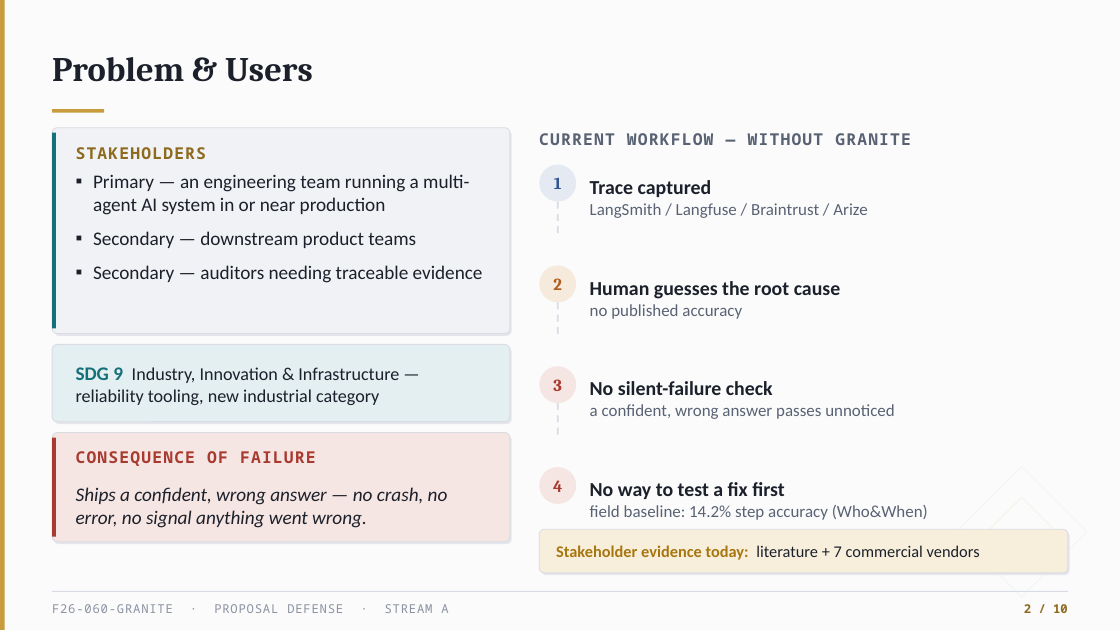
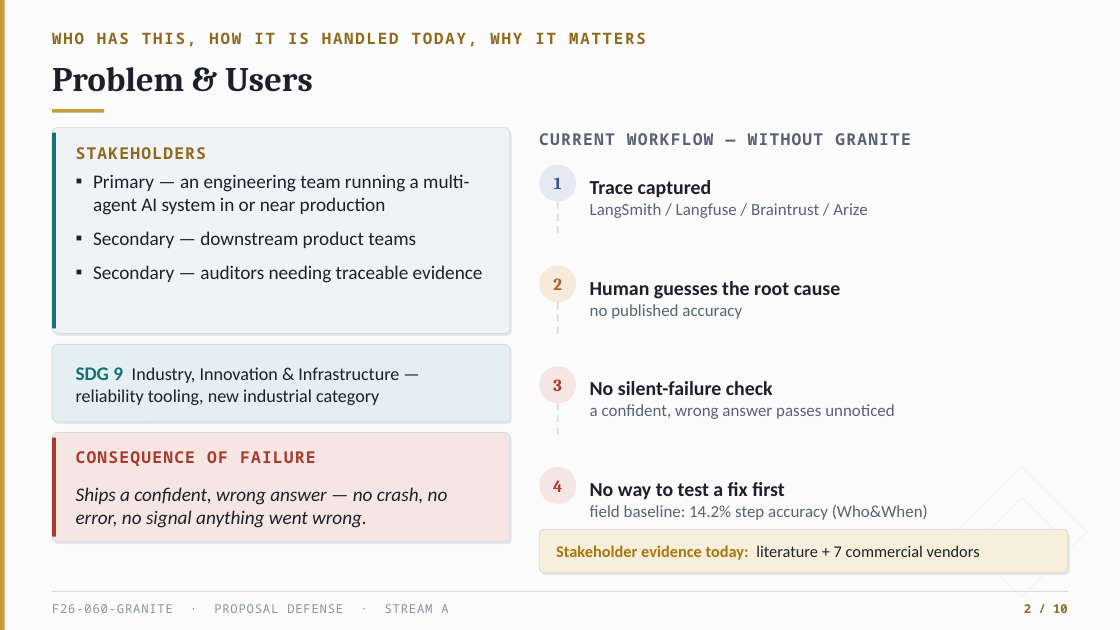
Before and after one commit to Shahoud867/Final-Year-Project, a slide deck: slide 2 of markdowns/05-deliverables/proposal-deck/Granite_Proposal_Defense_v2.pptx. Drawn at 1120x630 pixels with LibreOffice and Linux fonts; fonts in the diff are those of the drawing. Boxes give left, top, right and bottom in pixels: in the first picture for what was removed or moved away, otherwise in the second. Text is boxed around its words. In the diff, an @@ line names an element or a change of style, - is before the commit and + after.

Commit message:
Revert "feat: v2 deck — real architecture/pipeline/workflow diagrams, CCP trim to 6, layout polish"
This reverts commit 2749225. (git revert could not be used directly — the
.pptx binary triggered a merge conflict — so the files were restored by
hand to their exact pre-commit content and committed as the equivalent
revert.)

```diff
--- a/markdowns/05-deliverables/proposal-deck/Granite_Proposal_Defense_v2.pptx
+++ b/markdowns/05-deliverables/proposal-deck/Granite_Proposal_Defense_v2.pptx
@@ text "Problem & Users": place and size @@
-text "Problem & Users" at (52, 57, 313, 82)
+text "Problem & Users" at (52, 67, 313, 92)
@@ text added at (52, 32, 646, 47), 13.5 pt, text #8E6A1F, bold @@
+WHO HAS THIS, HOW IT IS HANDLED TODAY, WHY IT MATTERS
```
Also in this commit, not shown: 9 other slides changed, 4 other files.
